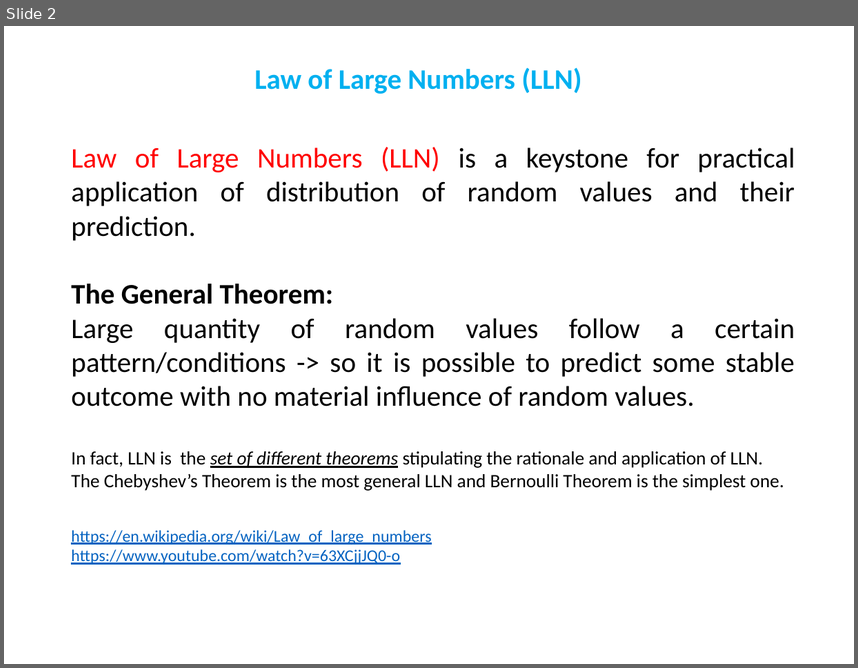
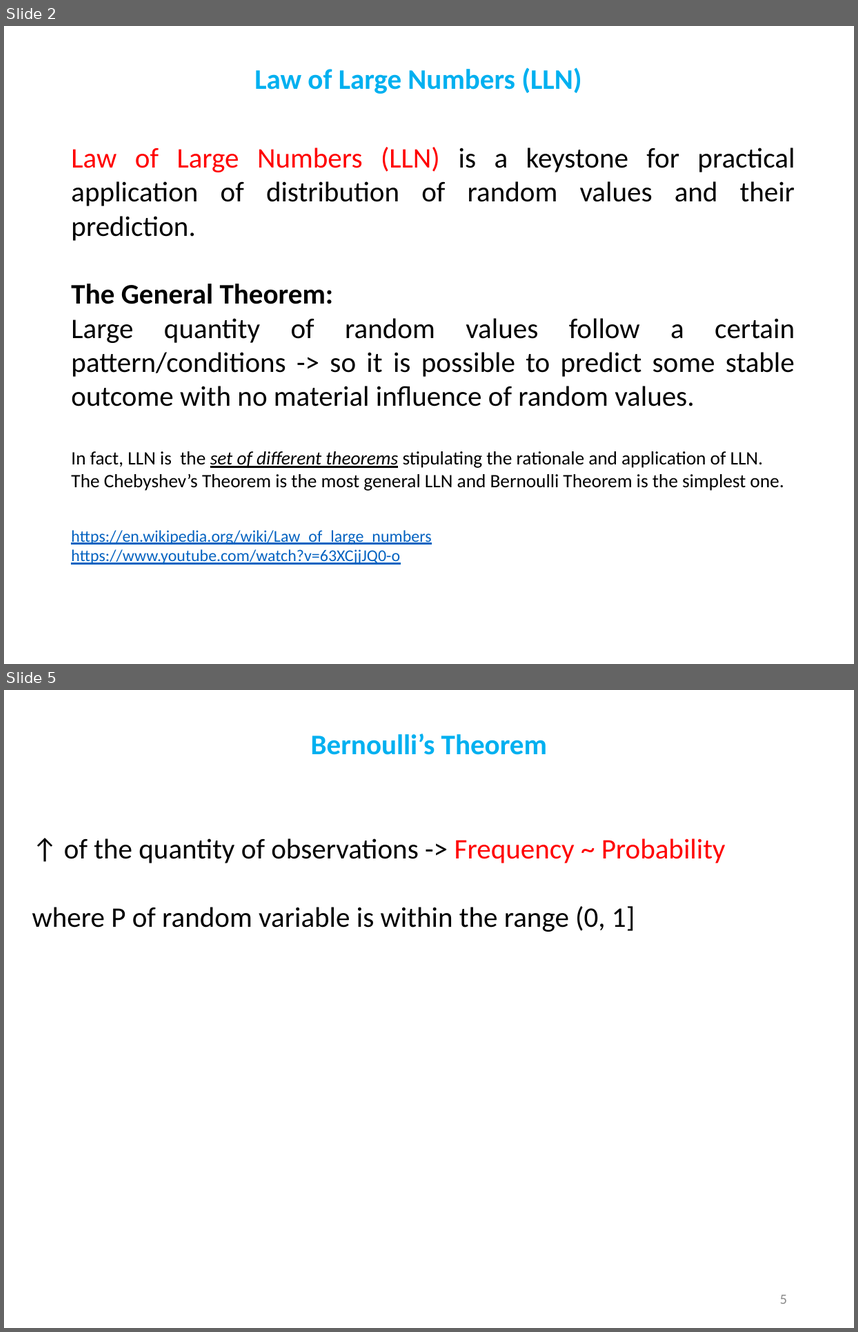
Before and after one commit to demydd/Basic-Machine-Learning-Course-for-Developers, a slide deck: Distributions.pptx. Shown one above the other, each under a label of ours: slide 2 before the commit, slides 2 and 5 after it; the slides between them are not shown. The pictures are 858x668 and 858x1332 pixels, drawn with LibreOffice and Linux fonts; fonts in the diff are those of the drawing. Boxes give left, top, right and bottom in pixels: in the first picture for what was removed or moved away, otherwise in the second. Text is boxed around its words. In the diff, an @@ line names an element or a change of style, - is before the commit and + after.

```diff
--- a/Distributions.pptx
+++ b/Distributions.pptx
@@ slide 5 added at <box>4,690,854,1328</box>, background #FFFFFF @@
@@ title added at <box>311,733,547,755</box>, 24 pt, text #00B0F0, bold @@
+Bernoulli’s Theorem
@@ text added at <box>32,838,726,931</box>, 24 pt, text #000000 @@
+↑ of the quantity of observations -> Frequency ~ Probability
+where P of random variable is within the range (0, 1]
@@ page number added at <box>780,1294,787,1303</box>, 12 pt, text #8C8C8C @@
+5
```
Also in this commit, not shown: 2 slides changed, 5 other slides added.
